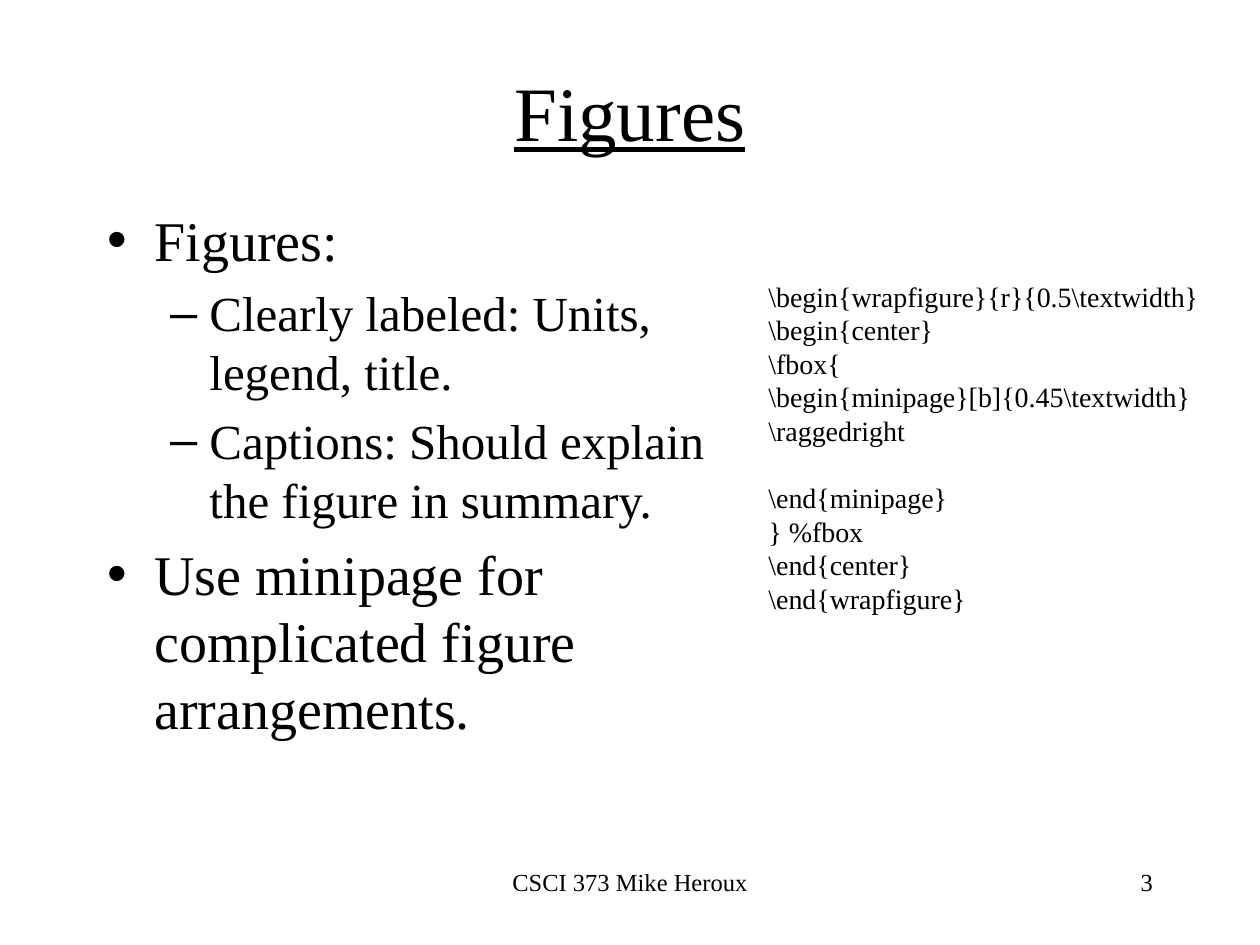
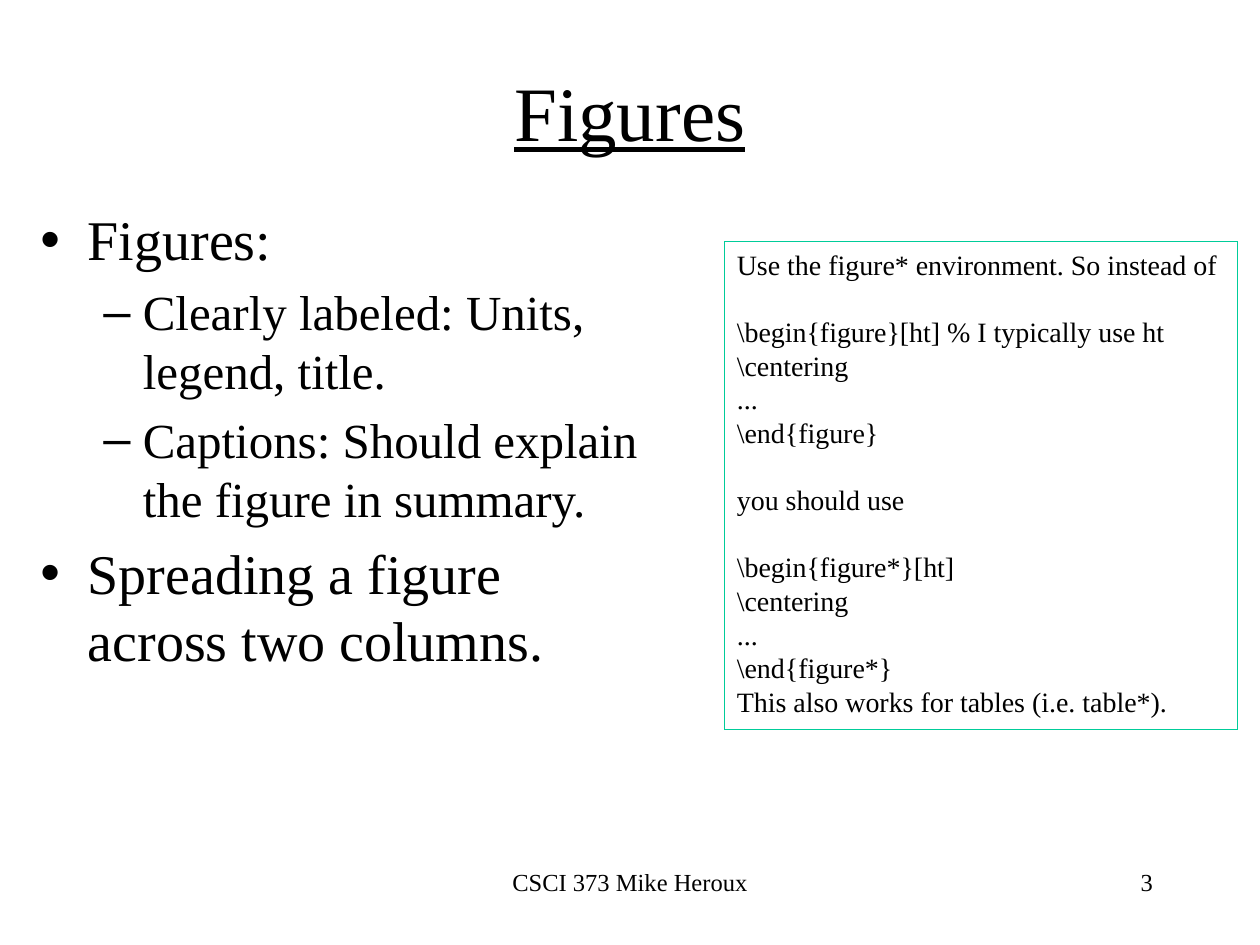
Before and after one commit to maherou/old.maherou.github.io, a slide deck: slide 3 of files/CS373/TechWritingSpeaking2.0.pptx. Drawn at 1260x945 pixels with LibreOffice and Linux fonts; fonts in the diff are those of the drawing. Boxes give left, top, right and bottom in pixels: in the first picture for what was removed or moved away, otherwise in the second. Text is boxed around its words. In the diff, an @@ line names an element or a change of style, - is before the commit and + after.

```diff
--- a/files/CS373/TechWritingSpeaking2.0.pptx
+++ b/files/CS373/TechWritingSpeaking2.0.pptx
@@ text "Figures:": place and size @@
-text "Figures:" at <box>154,224,704,740</box>
+text "Figures:" at <box>88,223,637,662</box>
@@ rectangle "Use the figure* environment. So ...": place and size @@
-rectangle "Use the figure* environment. So ..." at <box>768,287,1198,614</box>
+rectangle "Use the figure* environment. So ..." at <box>724,242,1237,730</box>
@@ rectangle "Use the figure* environment. So ..." at <box>724,242,1237,730</box>: outline none to #00CC99 0.75 pt @@
@@ text in rectangle at <box>737,255,1216,717</box>: text changed @@
-\begin{wrapfigure}{r}{0.5\textwidth}
-\begin{center}
-\fbox{
-\begin{minipage}[b]{0.45\textwidth}
-\raggedright
-\end{minipage}
-} %fbox
-\end{center}
-\end{wrapfigure}
+Use the figure* environment. So instead of
+\begin{figure}[ht] % I typically use ht
+\centering
+...
+\end{figure}
+you should use
+\begin{figure*}[ht]
+\centering
+...
+\end{figure*}
+This also works for tables (i.e. table*).
@@ text at <box>88,554,544,662</box>: text changed @@
-• Use minipage for complicated figure arrangements.
+• Spreading a figure across two columns.
```
Also in this commit, not shown: 2 slides added, 1 slide removed, 1 other file.
